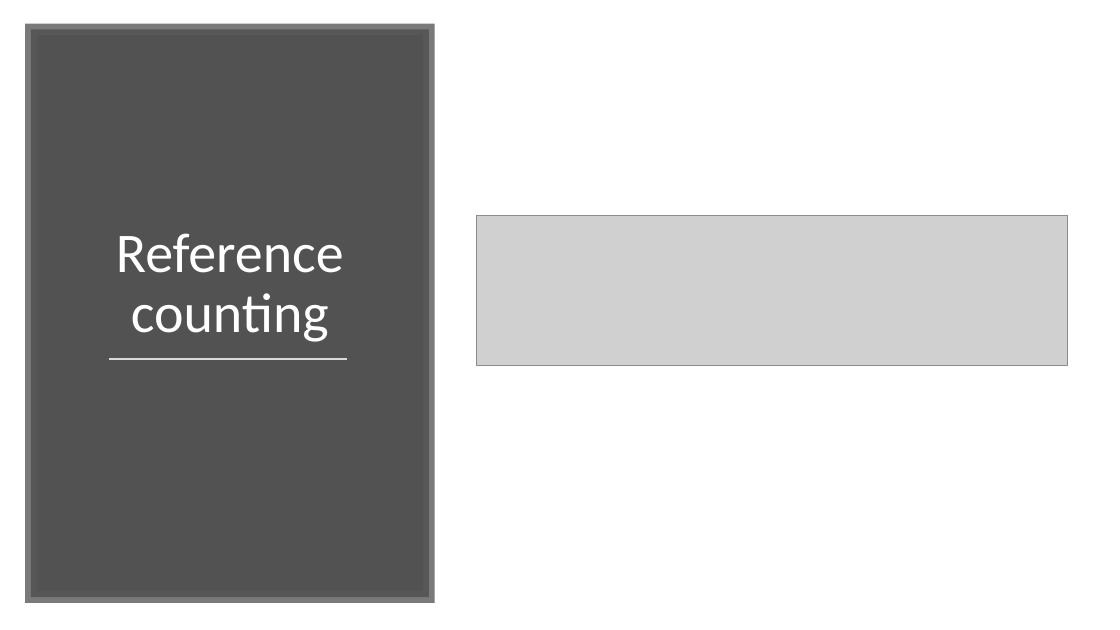
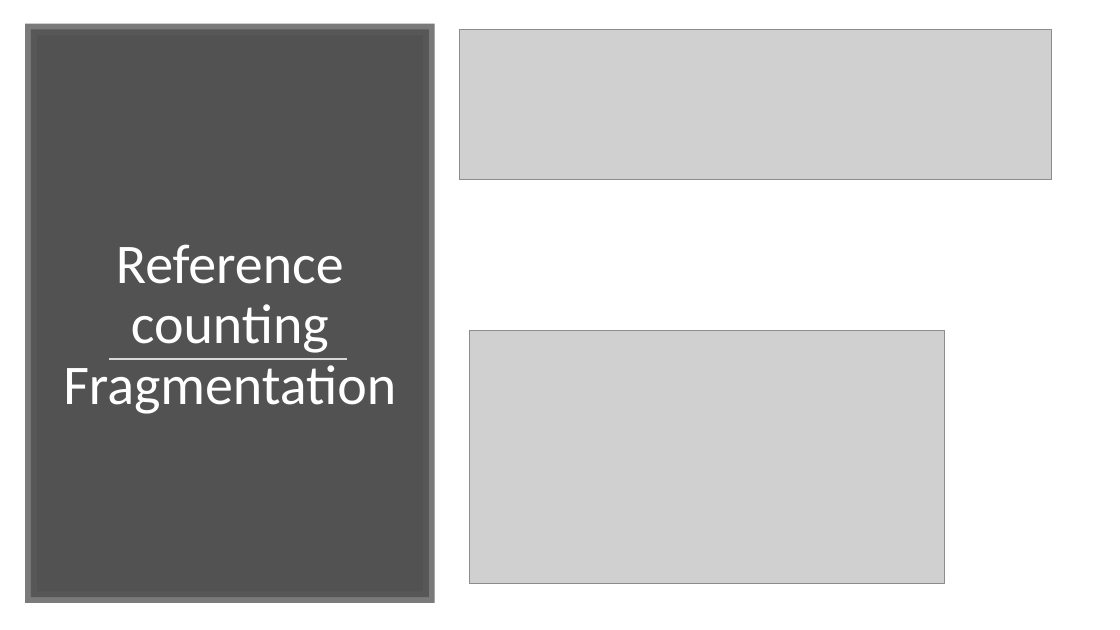
Before and after one commit to sheltertake/dotbench-workshop, a slide deck: slide 9 of 05-memory/memory.pptx. Drawn at 1120x630 pixels with LibreOffice and Linux fonts; fonts in the diff are those of the drawing; grey boxes stand for pictures. Boxes give left, top, right and bottom in pixels: in the first picture for what was removed or moved away, otherwise in the second. Text is boxed around its words. In the diff, an @@ line names an element or a change of style, - is before the commit and + after.

```diff
--- a/05-memory/memory.pptx
+++ b/05-memory/memory.pptx
@@ picture: place and size @@
-picture at <box>476,216,1068,365</box>
+picture at <box>460,29,1052,179</box>
@@ title at <box>63,244,396,414</box>: text changed @@
-Reference counting
+Reference counting
+Fragmentation
@@ picture added at <box>470,331,945,584</box> @@
```
Also in this commit, not shown: 3 other slides changed, 2 slides added, 2 other files.
